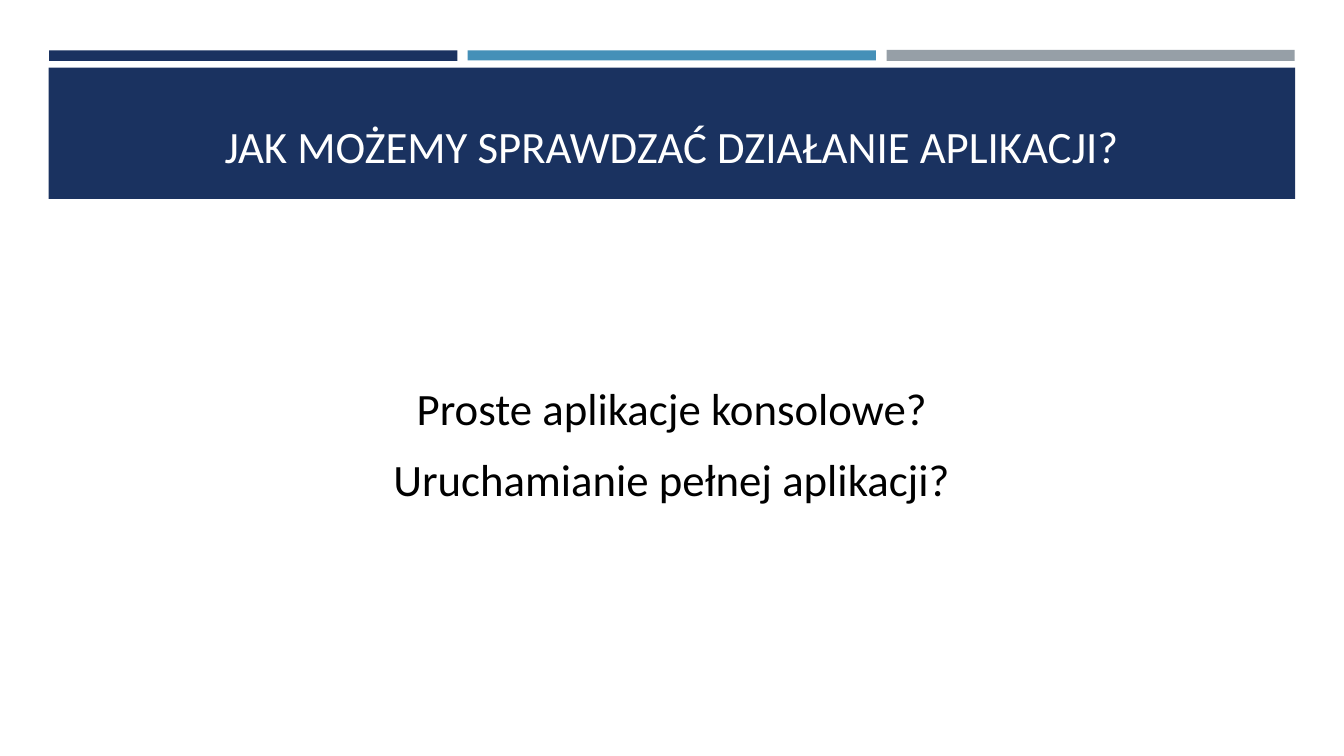
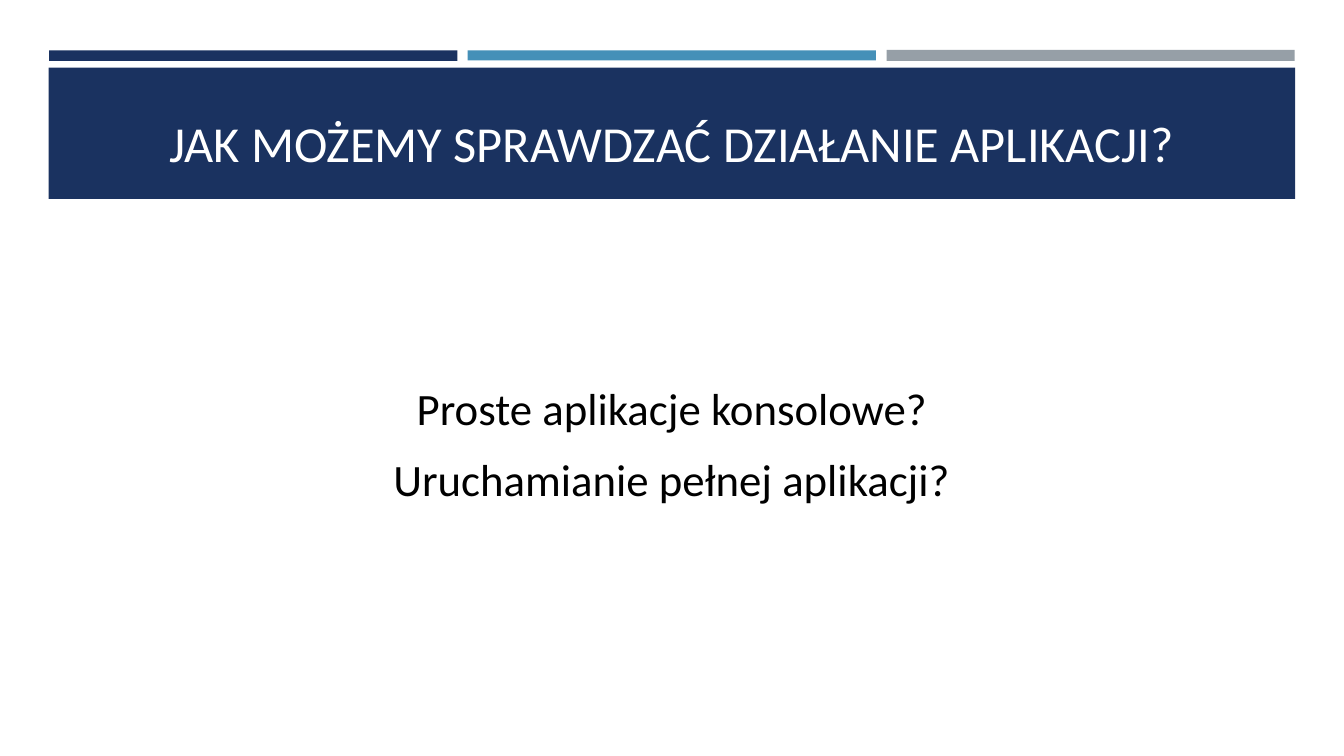
Before and after one commit to saamed/unit-test-workshops, a slide deck: slide 2 of docs/Testy jednostkowe.pptx. Drawn at 1344x756 pixels with LibreOffice and Linux fonts; fonts in the diff are those of the drawing. Boxes give left, top, right and bottom in pixels: in the first picture for what was removed or moved away, otherwise in the second. Text is boxed around its words. In the diff, an @@ line names an element or a change of style, - is before the commit and + after.

```diff
--- a/docs/Testy jednostkowe.pptx
+++ b/docs/Testy jednostkowe.pptx
@@ title "JAK MOŻEMY SPRAWDZAĆ DZIAŁANIE APLIKACJI?" at (169, 120, 1174, 163): size 32 to 36 pt @@
```
Also in this commit, not shown: 7 other slides changed, 2 slides added.
